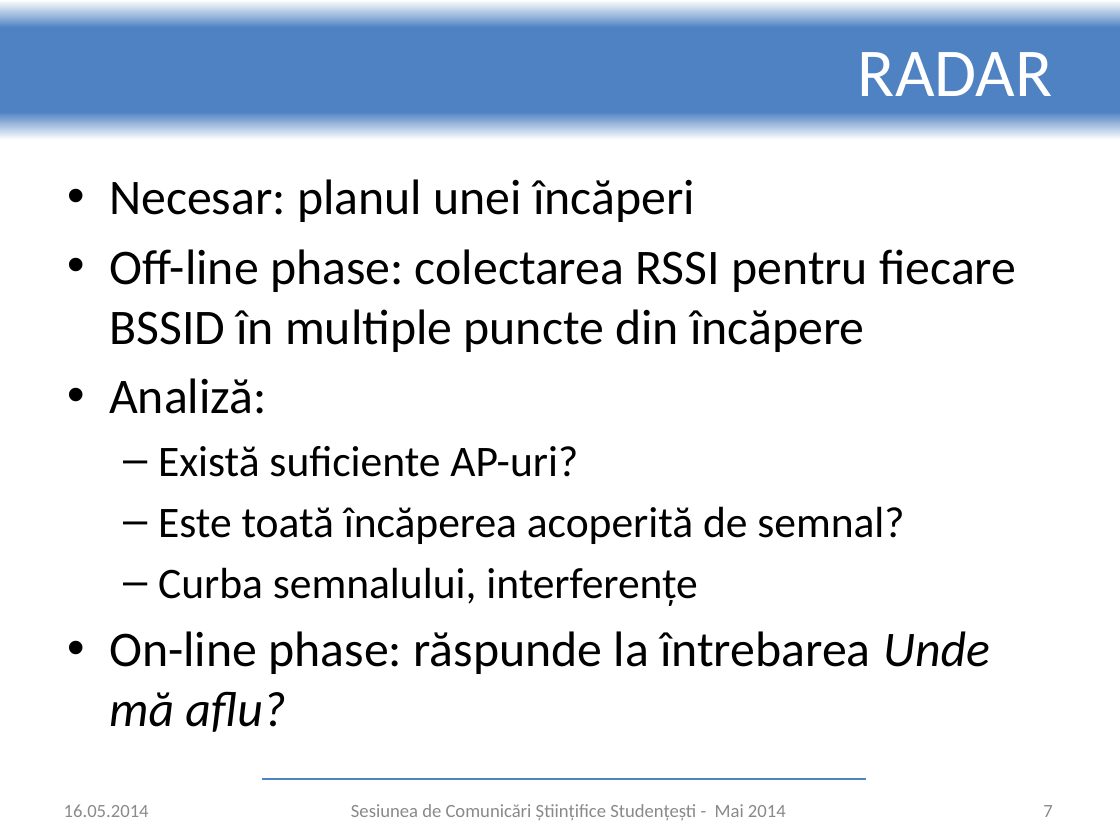
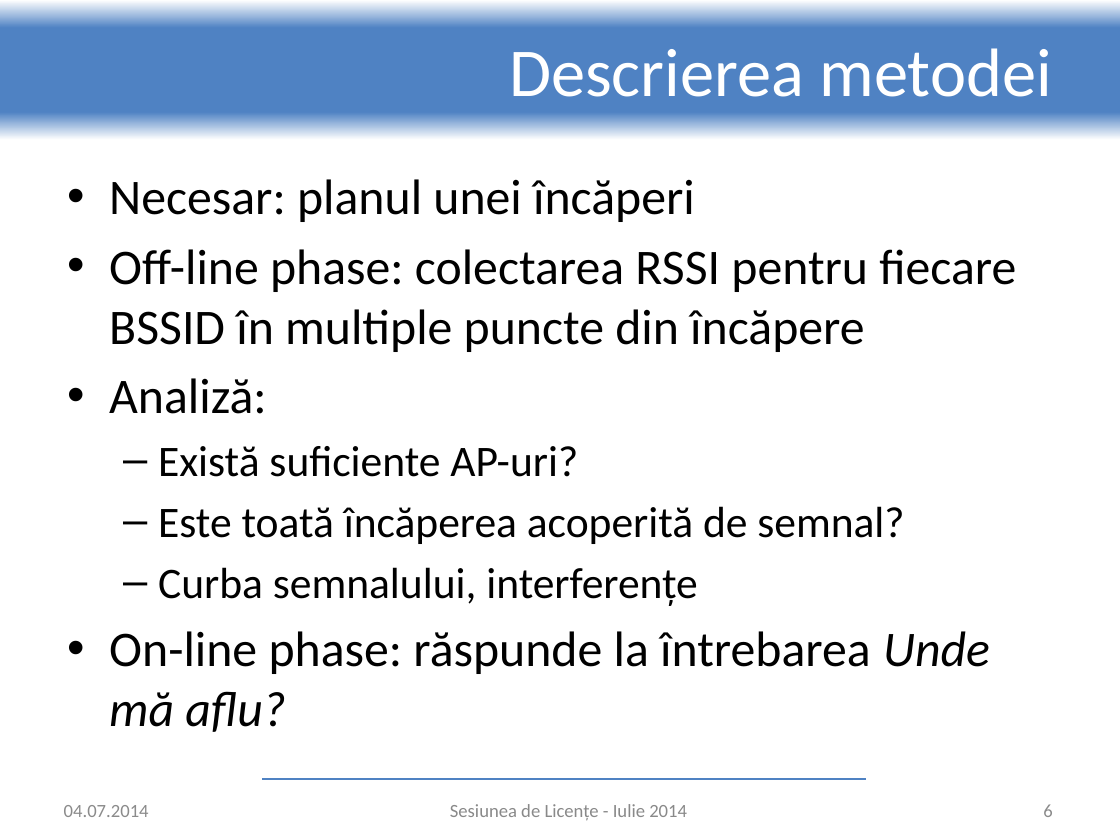
Before and after one commit to adrian-nicolau/radar, a slide deck: slide 6 of presentation.pptx (slide 7 before the commit). Drawn at 1120x840 pixels with LibreOffice and Linux fonts; fonts in the diff are those of the drawing; background and template pictures are left out. Boxes give left, top, right and bottom in pixels: in the first picture for what was removed or moved away, otherwise in the second. Text is boxed around its words. In the diff, an @@ line names an element or a change of style, - is before the commit and + after.

```diff
--- a/presentation.pptx
+++ b/presentation.pptx
@@ title at (x1=509, y1=48, x2=1052, y2=97): text changed @@
-RADAR
+Descrierea metodei
@@ text at (x1=64, y1=805, x2=149, y2=817): text changed @@
-16.05.2014
+04.07.2014
@@ text at (x1=450, y1=804, x2=687, y2=820): text changed @@
-Sesiunea de Comunicări Științifice Studențești - Mai 2014
+Sesiunea de Licențe - Iulie 2014
@@ page number at (x1=1043, y1=804, x2=1052, y2=817): text changed @@
-7
+6
```
Also in this commit, not shown: 11 other slides changed, 5 slides added, 1 slide removed.
